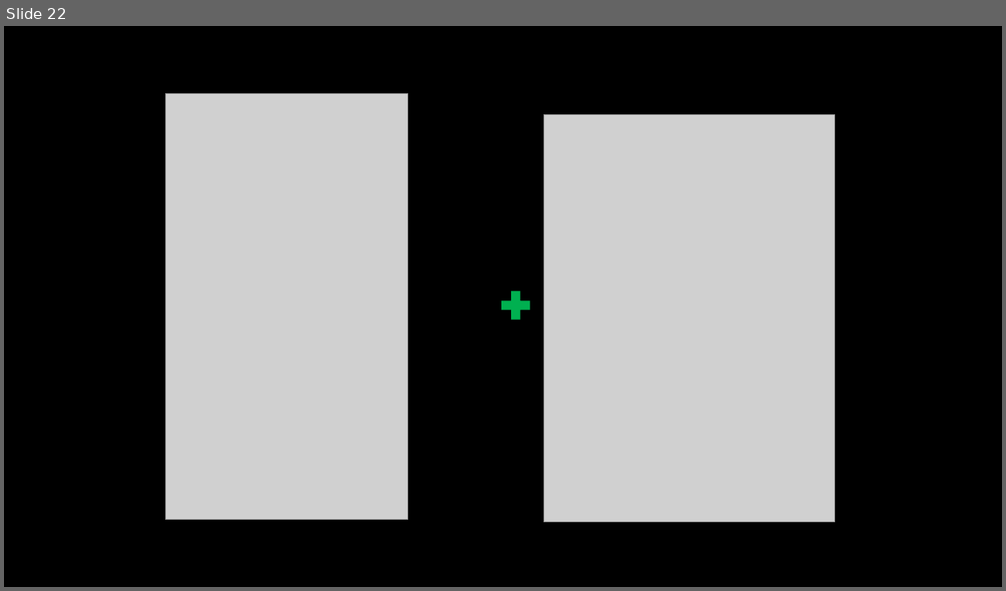
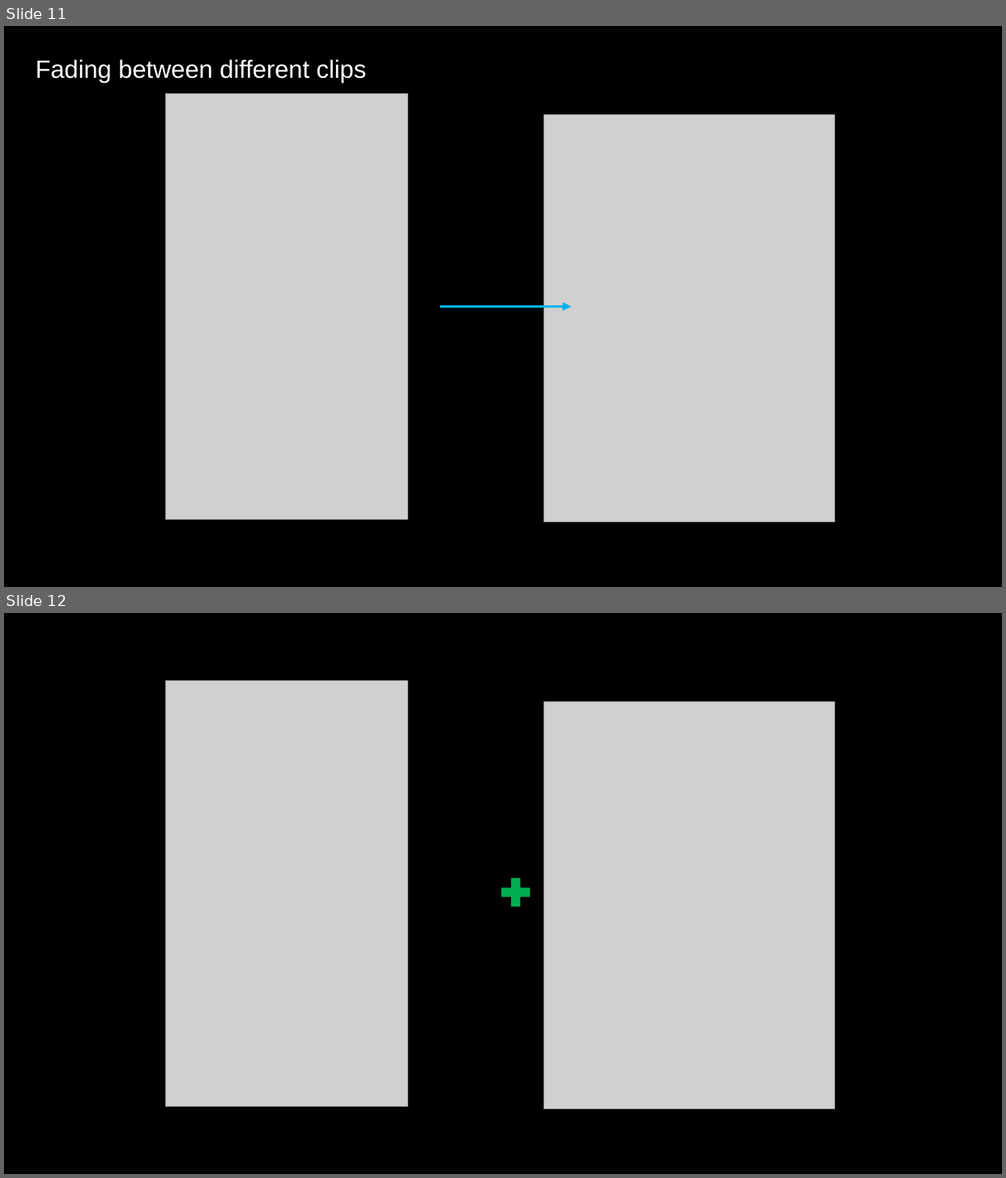
Before and after one commit to diegomacario/Animation-Experiments, a slide deck: documentation/Slides/Animation_3.pptx. Shown one above the other, each under a label of ours: slide 22 before the commit, slides 11 and 12 after it. The pictures are 1006x591 and 1006x1178 pixels, drawn with LibreOffice and Linux fonts; fonts in the diff are those of the drawing; grey boxes stand for pictures. Boxes give left, top, right and bottom in pixels: in the first picture for what was removed or moved away, otherwise in the second. Text is boxed around its words. In the diff, an @@ line names an element or a change of style, - is before the commit and + after.

```diff
--- a/documentation/Slides/Animation_3.pptx
+++ b/documentation/Slides/Animation_3.pptx
@@ slide 11 added at box(4, 26, 1002, 587), background #000000 @@
@@ text added at box(36, 59, 367, 83), 24 pt, text #FFFFFF @@
+Fading between different clips
@@ picture added at box(166, 93, 408, 519) @@
@@ picture added at box(543, 115, 834, 523) @@
@@ arrow added from (440, 307) to (572, 307), #00B0F0 2.75 pt @@
@@ what was slide 22 is now slide 12 @@
```
Also in this commit, not shown: 2 slides changed, 7 other slides added, 21 slides removed.
